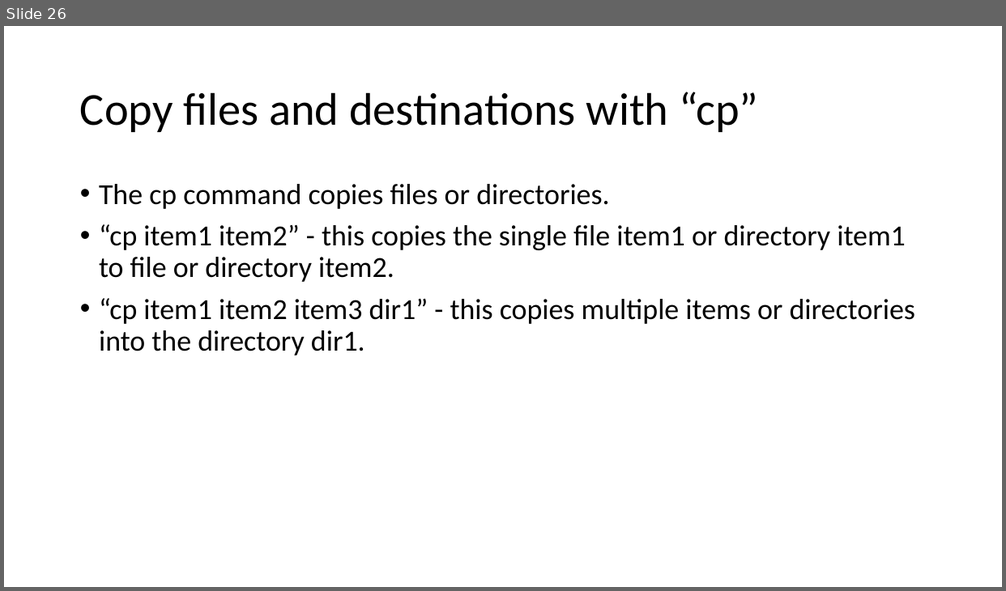
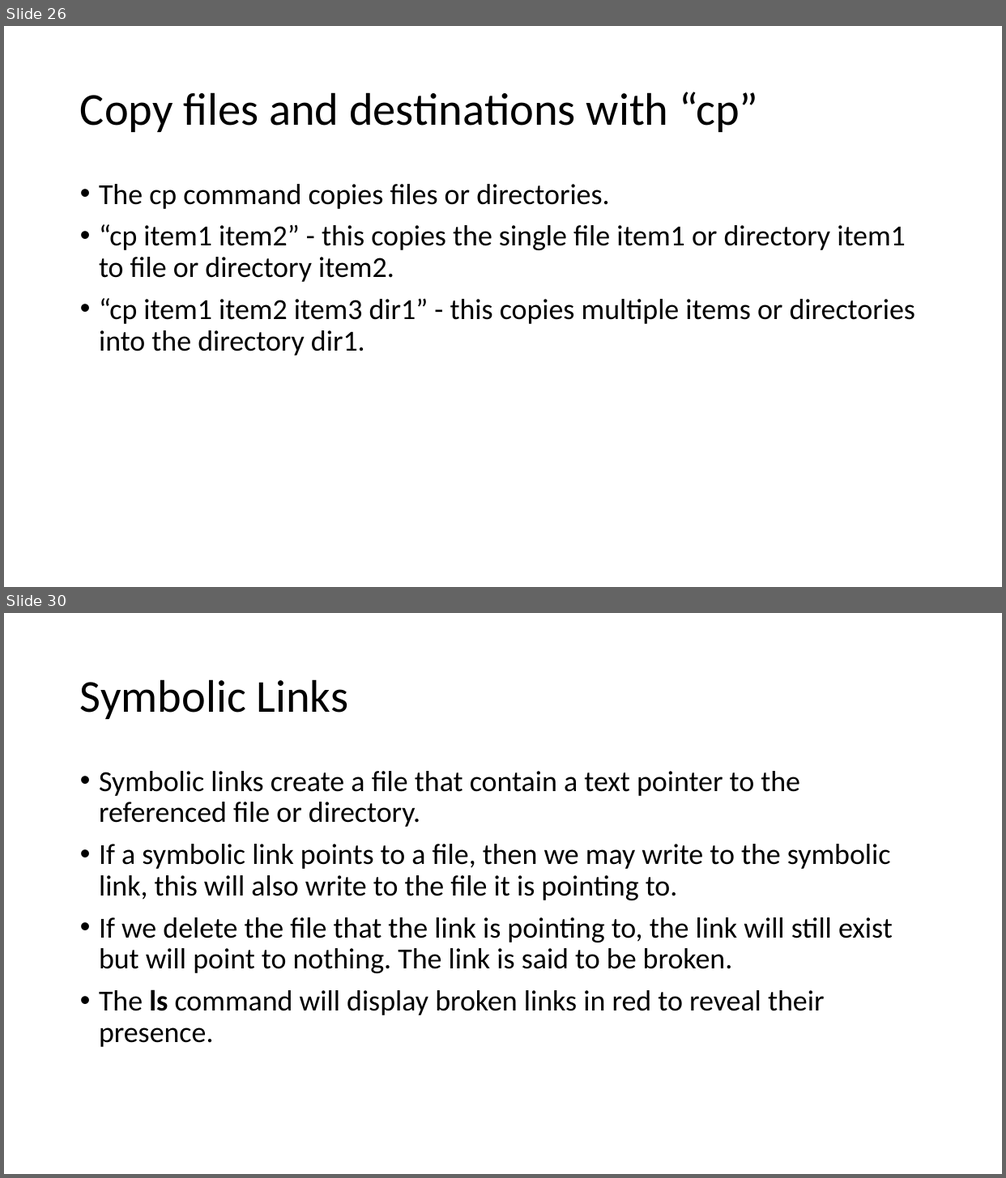
Before and after one commit to znorcross211/CSI402-Notes, a slide deck: Notes/shell-notes.pptx. Shown one above the other, each under a label of ours: slide 26 before the commit, slides 26 and 30 after it; the slides between them are not shown. The pictures are 1006x591 and 1006x1178 pixels, drawn with LibreOffice and Linux fonts; fonts in the diff are those of the drawing. Boxes give left, top, right and bottom in pixels: in the first picture for what was removed or moved away, otherwise in the second. Text is boxed around its words. In the diff, an @@ line names an element or a change of style, - is before the commit and + after.

```diff
--- a/Notes/shell-notes.pptx
+++ b/Notes/shell-notes.pptx
@@ slide 30 added at <box>4,613,1002,1174</box>, background #FFFFFF @@
@@ title added at <box>80,679,348,719</box>, 44 pt, text #000000 @@
+Symbolic Links
@@ text added at <box>99,771,893,1047</box>, 28 pt, text #000000 @@
+• Symbolic links create a file that contain a text pointer to the referenced file or directory.
+• If a symbolic link points to a file, then we may write to the symbolic link, this will also write to the file it is pointing to.
+• If we delete the file that the link is pointing to, the link will still exist but will point to nothing. The link is said to be broken.
+• The ls command will display broken links in red to reveal their presence.
```
Also in this commit, not shown: 3 other slides added, 2 other files.
